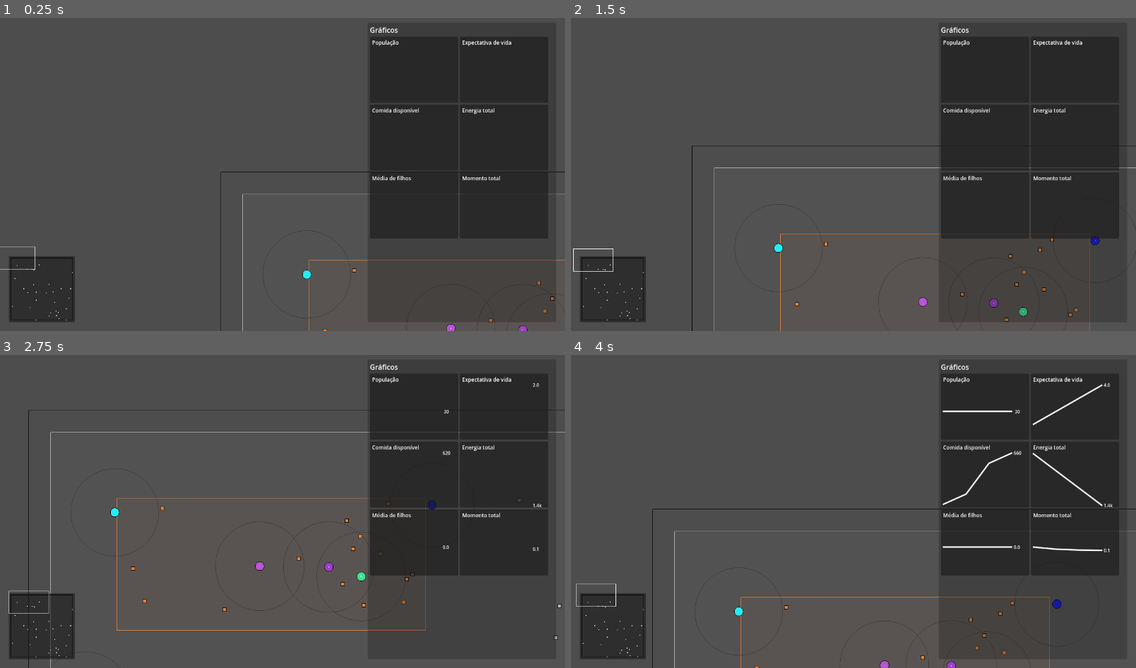
Above: before the commit, frames 1-4 (two rows, left to right).
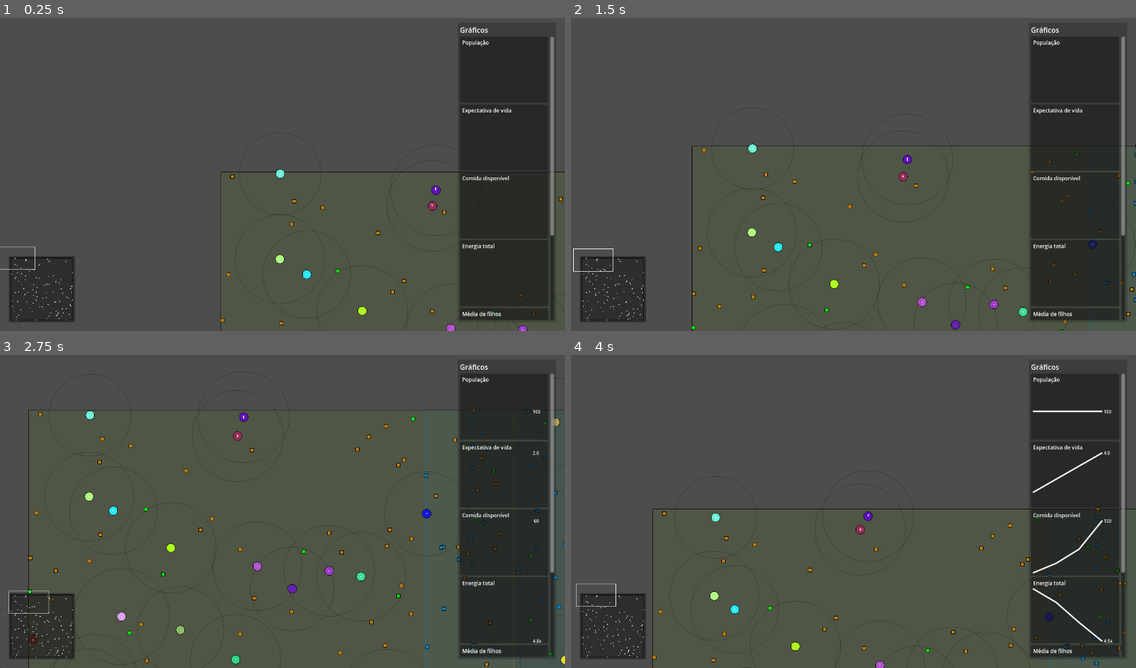
Above: after the commit, the same moments.

Repository: rodrigo-borges/attract-repel
Game: Godot game, scene res://world/world.tscn
Same seed, same stepped clock (60 frames per second), same inputs: the game is played once before the commit and once after it. The project has no main scene, so this scene is started directly.
Inputs (mouse positions are in pixels of both pictures, inside the frame that each line leads up to):
- Up to frame 1 (0.25 s): no input
- Up to frame 2 (1.5 s): move the mouse to (1096, 330) at 0.52 s; hold D (right) 0.53-1.28 s; click (1096, 330) at 0.6 s; move the mouse to (926, 327) at 1.27 s; hold S (down) from 1.28 s (still down); tap Middle mouse button (middle_click) at 1.35 s
- Up to frame 3 (2.75 s): move the mouse to (209, 517) at 2.02 s; release S (down) at 2.03 s; hold D (right) from 2.03 s (still down); tap Mouse wheel up (zoom_in) at 2.1 s
- Up to frame 4 (4 s): move the mouse to (1000, 505) at 2.77 s; release D (right) at 2.78 s; hold W (up) 2.78-3.53 s; tap Mouse wheel down (zoom_out) at 2.85 s; move the mouse to (1023, 558) at 3.52 s; hold A (left) from 3.53 s (still down); click (1023, 558) at 3.6 s

The runs differ from the first frame. In frame 1, 15% of the frame differs, in the area x 1-100%, y 2-100%; in frame 2, 16%; in frame 3, 17%; in frame 4, 16%.

Commit message:
Cria tempo de vida para comida

Diff:
--- a/entities/creature.gd
+++ b/entities/creature.gd
@@ -10,7 +10,7 @@
 const BASE_MAINTENANCE_COST:float = 1.
 const BASE_MOVEMENT_COST:float = .1
 const BASE_REPRODUCTION_COST:float = 20.
-const MUTATION_CHANCE:float = .05
+const MUTATION_CHANCE:float = .1
 const COLOR_MUTATION_STD:float = .1
 const ATTR_MUTATION_STD:float = .3
 const INTENSITY_MUTATION_STD:float = 1.
@@ -125,6 +125,7 @@
 		if collision.get_collider() is Food:
 			var food = collision.get_collider() as Food
 			energy += food.energy_provided
+			energy = minf(MAX_ENERGY, energy)
 			food.consume()
 
 func _draw() -> void:
@@ -189,7 +190,7 @@
 	return creature
 
 func die() -> void:
-	var corpse:Food = Food.create(self.color, BASE_REPRODUCTION_COST)
+	var corpse:Food = Food.create(self.color, BASE_REPRODUCTION_COST, 60.)
 	created_food.emit(corpse)
 	died.emit()
 	queue_free()
--- a/entities/food.gd
+++ b/entities/food.gd
@@ -2,10 +2,13 @@
 class_name Food
 
 signal consumed()
+signal decayed()
 
 const BASE_SIZE:float = 8.
 
 var energy_provided:float
+var decay_time:float
+var decay_timer:Timer
 
 
 func _ready() -> void:
@@ -17,6 +20,12 @@
 	coll_shape.set_shape(coll_rect)
 	add_child(coll_shape)
 
+	if decay_time > 0.:
+		decay_timer = Timer.new()
+		add_child(decay_timer)
+		decay_timer.timeout.connect(func(): decayed.emit(); queue_free())
+		decay_timer.start(decay_time)
+
 func consume() -> void:
 	consumed.emit()
 	queue_free()
@@ -27,8 +36,9 @@
 	draw_rect(rect, Color.BLACK, false)
 
 static func create(
-		_color:Color, _energy_provided:float):
+		_color:Color, _energy_provided:float, _decay_time:float):
 	var food:Food = Food.new()
 	food.color = _color
 	food.energy_provided = _energy_provided
+	food.decay_time = _decay_time
 	return food
--- a/entities/food_spawner.gd
+++ b/entities/food_spawner.gd
@@ -7,6 +7,7 @@
 @export var spawn_rate:float = 1.
 @export var color:Color = Color.WHITE
 @export var energy_provided:float = 10.
+@export var decay_time:float = 60.
 var timer:Timer
 
 func _ready() -> void:
@@ -20,15 +21,16 @@
 	draw_rect(area, color, false)
 
 func spawn() -> void:
-	var food:Food = Food.create(color, energy_provided)
+	var food:Food = Food.create(color, energy_provided, decay_time)
 	var pos:Vector2 = Vector2(randf()*area.size.x+area.position.x, randf()*area.size.y+area.position.y)
 	created_food.emit(food, pos)
 
-static func create(_area:Rect2, _spawn_rate:float, _color:Color, _energy_provided:float) -> FoodSpawner:
+static func create(_area:Rect2, _spawn_rate:float, _color:Color, _energy_provided:float, _decay_time:float) -> FoodSpawner:
 	var spawner = FoodSpawner.new()
 	spawner.area = _area
 	spawner.spawn_rate = _spawn_rate
 	spawner.color = _color
 	spawner.energy_provided = _energy_provided
+	spawner.decay_time = _decay_time
 	spawner.set_z_index(-2)
 	return spawner
--- a/world/world.gd
+++ b/world/world.gd
@@ -35,9 +35,10 @@
 
 
 func _ready() -> void:
-	create_spawner(Rect2(Vector2(200.,200.), Vector2(700.,300.)), .5, Color(.9,.5,.2), 10.)
-	create_spawner(Rect2(Vector2(1000.,1200.), Vector2(700.,300.)), .5, Color(.2,.9,.5), 10.)
-	create_spawner(Rect2(Vector2(50.,50.), Vector2(1900.,1900.)), 1., Color(.7,.7,.7), 10.)
+	create_spawner(Rect2(Vector2(0., 0.), Vector2(1100.,1600.)), 2., Color(.75,.5,.05), 10., 60.)
+	create_spawner(Rect2(Vector2(900., 0.), Vector2(1100.,1600.)), 4., Color(.05,.5,.75), 10., 60.)
+	create_spawner(Rect2(Vector2(0.,1100.), Vector2(2000.,900.)), 2., Color(.05,.9,.05), -20., 60.)
+	create_spawner(Rect2(Vector2(0.,0.), Vector2(2000.,1100.)), .5, Color(.05,.9,.05), -40., 60.)
 
 	for i in n_creatures:
 		spawn_creature(
@@ -71,8 +72,8 @@
 func _draw() -> void:
 	draw_rect(area, Color.BLACK, false)
 
-func create_spawner(_area:Rect2, rate:float, color:Color, energy:float) -> void:
-	var spawner:FoodSpawner = FoodSpawner.create(_area, rate, color, energy)
+func create_spawner(_area:Rect2, rate:float, color:Color, energy:float, decay_time:float) -> void:
+	var spawner:FoodSpawner = FoodSpawner.create(_area, rate, color, energy, decay_time)
 	add_child(spawner)
 	spawner.created_food.connect(spawn_food)
 	food_spawners.append(spawner)
@@ -86,7 +87,7 @@
 func spawn_food(food:Food, pos:Vector2) -> void:
 	add_child(food)
 	food.set_global_position(pos)
-	food.consumed.connect(foods.erase.bind(food))
+	food.tree_exited.connect(foods.erase.bind(food))
 	foods.append(food)
 
 func spawn_creature(creature:Creature, pos:Vector2) -> void:
@@ -134,13 +135,24 @@
 	momentum_chart.add_value(c_momentum)
 
 func _on_creature_mouse_entered(creature:Creature) -> void:
+	hover_creature(creature)
+
+func _on_creature_mouse_exited(creature:Creature) -> void:
+	if hovered_creature == creature:
+		unhover_creature()
+
+func hover_creature(creature:Creature) -> void:
+	if hovered_creature != null and hovered_creature.died.is_connected(unhover_creature):
+		hovered_creature.died.disconnect(unhover_creature)
 	hover_highlight.creature = creature
 	hover_highlight.set_visible(true)
 	hover_highlight.queue_redraw()
+	creature.died.connect(unhover_creature)
 	hovered_creature = creature
 
-func _on_creature_mouse_exited(creature:Creature) -> void:
-	if hover_highlight.creature == creature:
+func unhover_creature() -> void:
+	if hovered_creature != null:
+		hovered_creature.died.disconnect(unhover_creature)
 		hover_highlight.creature = null
 		hover_highlight.set_visible(false)
 		hovered_creature = null
--- a/world/world.tscn
+++ b/world/world.tscn
@@ -9,7 +9,9 @@
 
 [node name="World" type="Node2D"]
 script = ExtResource("1_psf47")
-n_creatures = 30
+n_creatures = 100
+initial_food_spawn_time = 60
+track_period = null
 
 [node name="WorldCamera" type="Camera2D" parent="."]
 script = ExtResource("2_1sg5d")
@@ -64,31 +66,30 @@
 layout_mode = 2
 theme_override_constants/margin_right = 5
 
-[node name="GridContainer" type="GridContainer" parent="HUD/MarginContainer/Charts/MarginContainer/VBoxContainer/ScrollContainer/MarginContainer"]
+[node name="VBoxContainer" type="VBoxContainer" parent="HUD/MarginContainer/Charts/MarginContainer/VBoxContainer/ScrollContainer/MarginContainer"]
 layout_mode = 2
-columns = 2
 
-[node name="PopChart" parent="HUD/MarginContainer/Charts/MarginContainer/VBoxContainer/ScrollContainer/MarginContainer/GridContainer" instance=ExtResource("4_qumfv")]
+[node name="PopChart" parent="HUD/MarginContainer/Charts/MarginContainer/VBoxContainer/ScrollContainer/MarginContainer/VBoxContainer" instance=ExtResource("4_qumfv")]
 layout_mode = 2
 chart_name = "População"
 
-[node name="LifespanChart" parent="HUD/MarginContainer/Charts/MarginContainer/VBoxContainer/ScrollContainer/MarginContainer/GridContainer" instance=ExtResource("4_qumfv")]
+[node name="LifespanChart" parent="HUD/MarginContainer/Charts/MarginContainer/VBoxContainer/ScrollContainer/MarginContainer/VBoxContainer" instance=ExtResource("4_qumfv")]
 layout_mode = 2
 chart_name = "Expectativa de vida"
 
-[node name="FoodChart" parent="HUD/MarginContainer/Charts/MarginContainer/VBoxContainer/ScrollContainer/MarginContainer/GridContainer" instance=ExtResource("4_qumfv")]
+[node name="FoodChart" parent="HUD/MarginContainer/Charts/MarginContainer/VBoxContainer/ScrollContainer/MarginContainer/VBoxContainer" instance=ExtResource("4_qumfv")]
 layout_mode = 2
 chart_name = "Comida disponível"
 
-[node name="EnergyChart" parent="HUD/MarginContainer/Charts/MarginContainer/VBoxContainer/ScrollContainer/MarginContainer/GridContainer" instance=ExtResource("4_qumfv")]
+[node name="EnergyChart" parent="HUD/MarginContainer/Charts/MarginContainer/VBoxContainer/ScrollContainer/MarginContainer/VBoxContainer" instance=ExtResource("4_qumfv")]
 layout_mode = 2
 chart_name = "Energia total"
 
-[node name="ChildrenChart" parent="HUD/MarginContainer/Charts/MarginContainer/VBoxContainer/ScrollContainer/MarginContainer/GridContainer" instance=ExtResource("4_qumfv")]
+[node name="ChildrenChart" parent="HUD/MarginContainer/Charts/MarginContainer/VBoxContainer/ScrollContainer/MarginContainer/VBoxContainer" instance=ExtResource("4_qumfv")]
 layout_mode = 2
 chart_name = "Média de filhos"
 
-[node name="MomentumChart" parent="HUD/MarginContainer/Charts/MarginContainer/VBoxContainer/ScrollContainer/MarginContainer/GridContainer" instance=ExtResource("4_qumfv")]
+[node name="MomentumChart" parent="HUD/MarginContainer/Charts/MarginContainer/VBoxContainer/ScrollContainer/MarginContainer/VBoxContainer" instance=ExtResource("4_qumfv")]
 layout_mode = 2
 chart_name = "Momento total"
 
